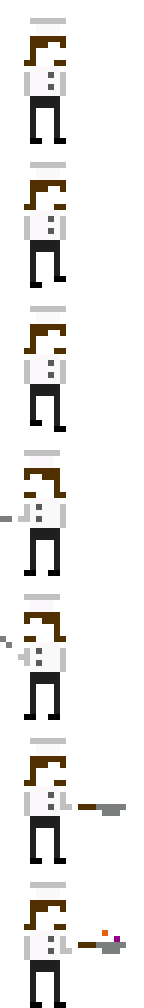
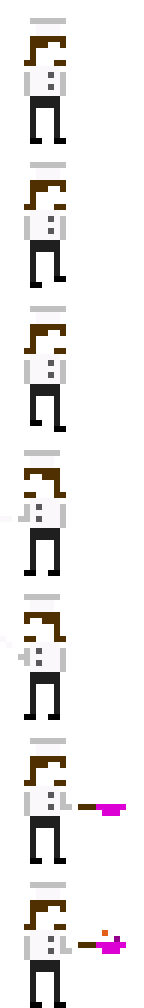
Revision of a layered 144x1008 image; what changed, layer by layer:
painted on "Background" over <box>0,516,126,954</box>
